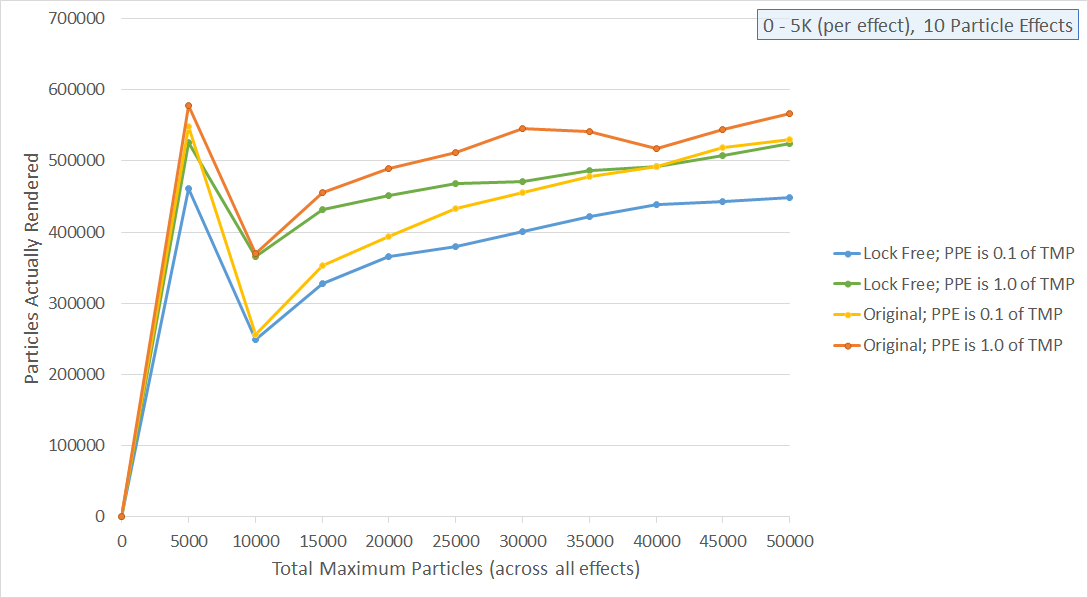
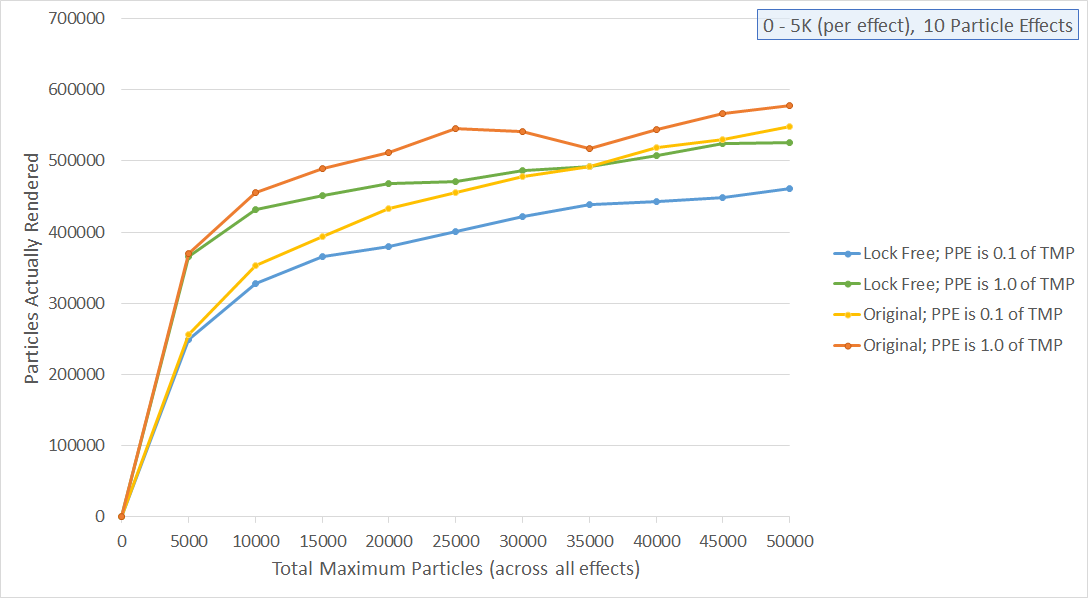
Before/after of a 1088 x 598 layered artwork. What changed in the layer stack:
added layer "Layer 2" above "Layer 1" over [121,102,793,515]
